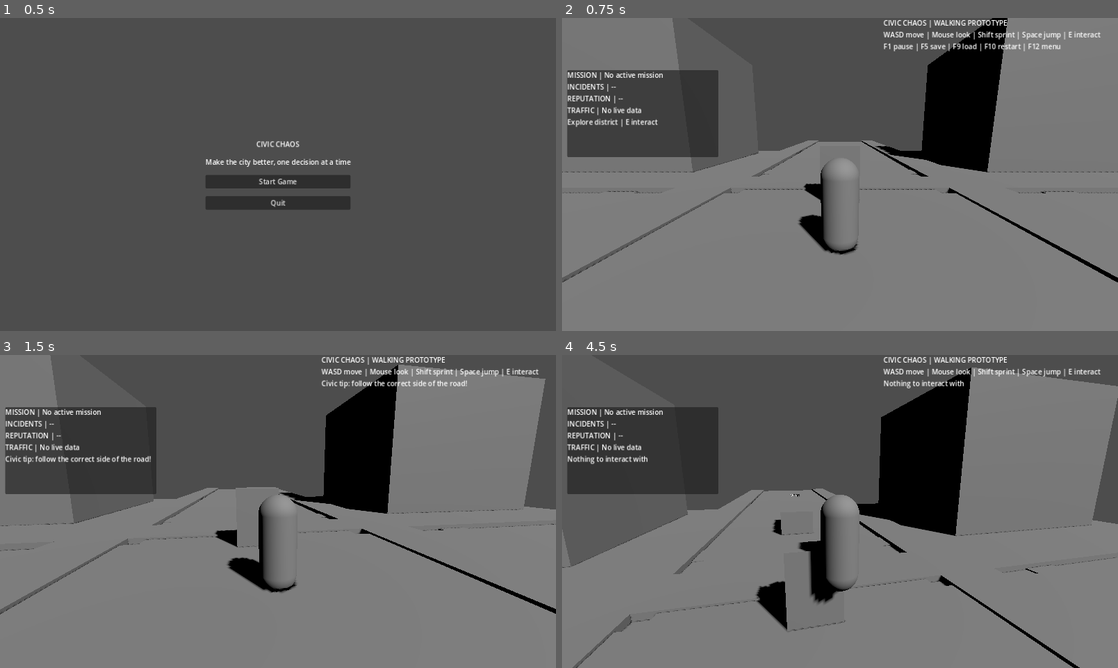
Above: before the commit, frames 1-4 (two rows, left to right).
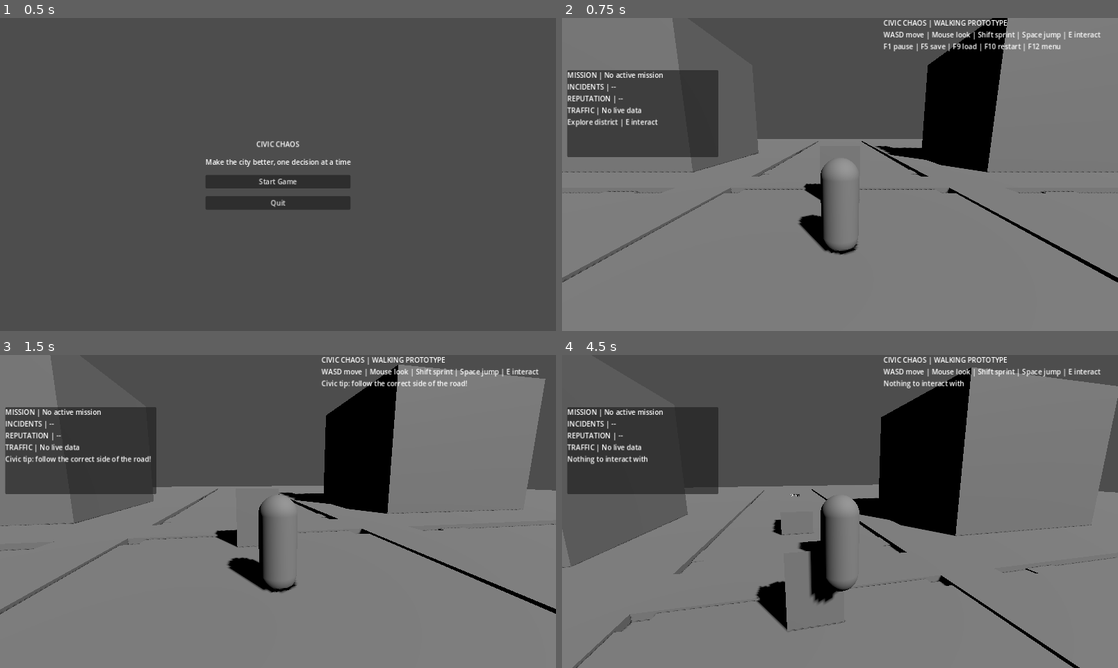
Above: after the commit, the same moments.

Repository: gauravprajapat-23/civic-chaos
Game: Godot game, scene res://scenes/core/menu.tscn
The game is run twice, just before and just after one commit, with the same random seed, the same clock (stepped at 60 frames per second) and the same inputs.
Inputs (mouse positions are in pixels of both pictures, inside the frame that each line leads up to):
- Up to frame 1 (0.5 s): no input
- Up to frame 2 (0.75 s): click "Start Game" at 0.5 s
- Up to frame 3 (1.5 s): tap Enter at 1.25 s; move the mouse to (305, 511) at 1.27 s; hold W (move_forward) from 1.28 s (still down); hold E (interact) from 1.28 s (still down)
- Up to frame 4 (4.5 s): keep holding W (move_forward); tap Space (jump) at 1.52, 2.27, 3.77 s; move the mouse to (812, 511) at 2.02 s; release E (interact) at 2.03 s; tap Shift (sprint) at 2.1, 3.6 s; move the mouse to (851, 505) at 2.77 s; hold E (interact) 2.78-3.53 s; move the mouse to (834, 517) at 3.52 s; move the mouse to (878, 514) at 4.27 s; hold E (interact) from 4.28 s (still down)

Frame 1 is identical in both runs. In frame 2, 0.6% of the frame differs, in the area x 16-99%, y 38-56%; in frame 3, 0.9%; in frame 4, 1.5%, in the area x 6-100%, y 41-85%.

Commit message:
fix(world): extend collidable ground across entire district

Diff:
--- a/scenes/core/main.tscn
+++ b/scenes/core/main.tscn
@@ -10,10 +10,10 @@
 [ext_resource type="PackedScene" path="res://scenes/world/neighborhood.tscn" id="6_district"]
 
 [sub_resource type="BoxShape3D" id="BoxShape3D_ground"]
-size = Vector3(40, 1, 40)
+size = Vector3(100, 1, 100)
 
 [sub_resource type="BoxMesh" id="BoxMesh_ground"]
-size = Vector3(40, 1, 40)
+size = Vector3(100, 1, 100)
 
 [node name="Main" type="Node3D"]
 process_mode = 3
